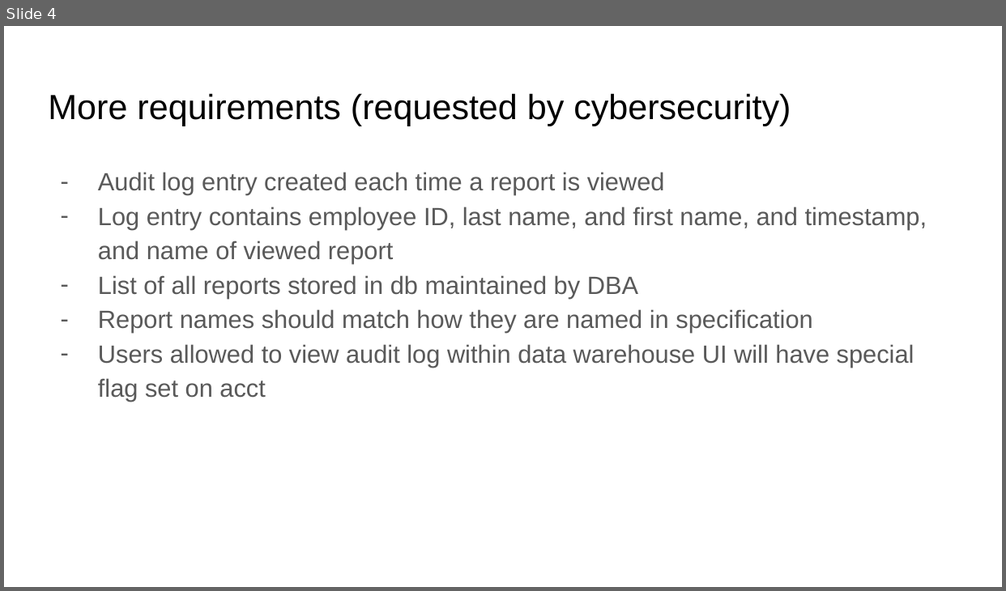
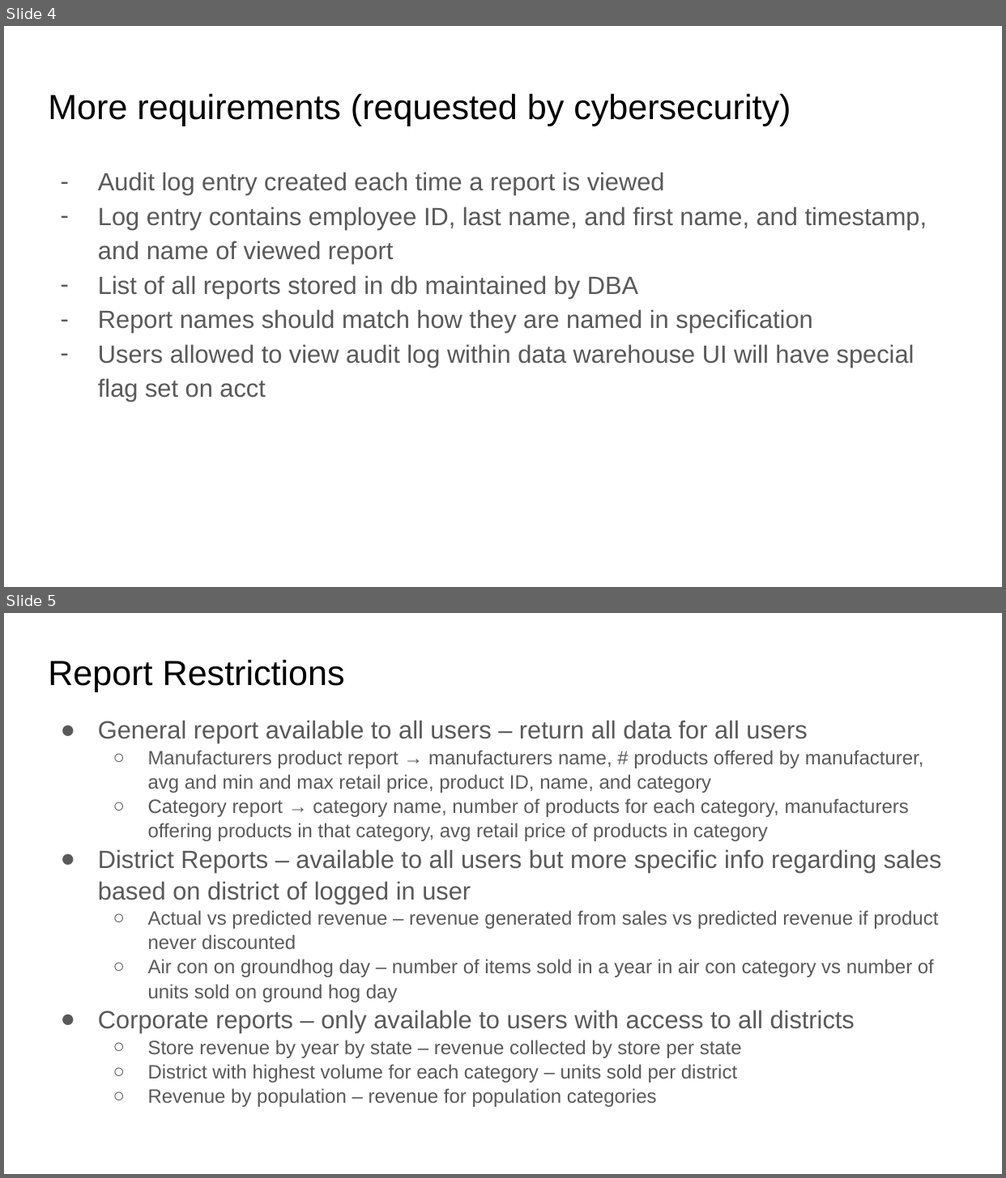
Before and after one commit to dhua7/buzzbuy_cs6400_project, a slide deck: CS6400 project phase one.pptx. Shown one above the other, each under a label of ours: slide 4 before the commit, slides 4 and 5 after it. The pictures are 1006x591 and 1006x1178 pixels, drawn with LibreOffice and Linux fonts; fonts in the diff are those of the drawing. Boxes give left, top, right and bottom in pixels: in the first picture for what was removed or moved away, otherwise in the second. Text is boxed around its words. In the diff, an @@ line names an element or a change of style, - is before the commit and + after.

Commit message:
summarized some info about report types to PPT, added PNG of Start of EER Draft, added .txt file with link to Lucid to edit EER

```diff
--- a/CS6400 project phase one.pptx
+++ b/CS6400 project phase one.pptx
@@ slide 5 added at (4,613,1002,1174), background #FFFFFF @@
@@ title added at (48,659,345,692), 25.2 pt, text #000000 @@
+Report Restrictions
@@ text added at (98,720,942,1107), 14 pt, text #595959 @@
+● General report available to all users – return all data for all users
+  ○ Manufacturers product report → manufacturers name, # products offered by manufacturer, avg and min and max retail price, product ID, name, and category
+  ○ Category report → category name, number of products for each category, manufacturers offering products in that category, avg retail price of products in category
+● District Reports – available to all users but more specific info regarding sales based on district of logged in user
+  ○ Actual vs predicted revenue – revenue generated from sales vs predicted revenue if product never discounted
+  ○ Air con on groundhog day – number of items sold in a year in air con category vs number of units sold on ground hog day
+● Corporate reports – only available to users with access to all districts
+  ○ Store revenue by year by state – revenue collected by store per state
+  ○ District with highest volume for each category – units sold per district
+  ○ Revenue by population – revenue for population categories
```
Also in this commit, not shown: 2 other files.
